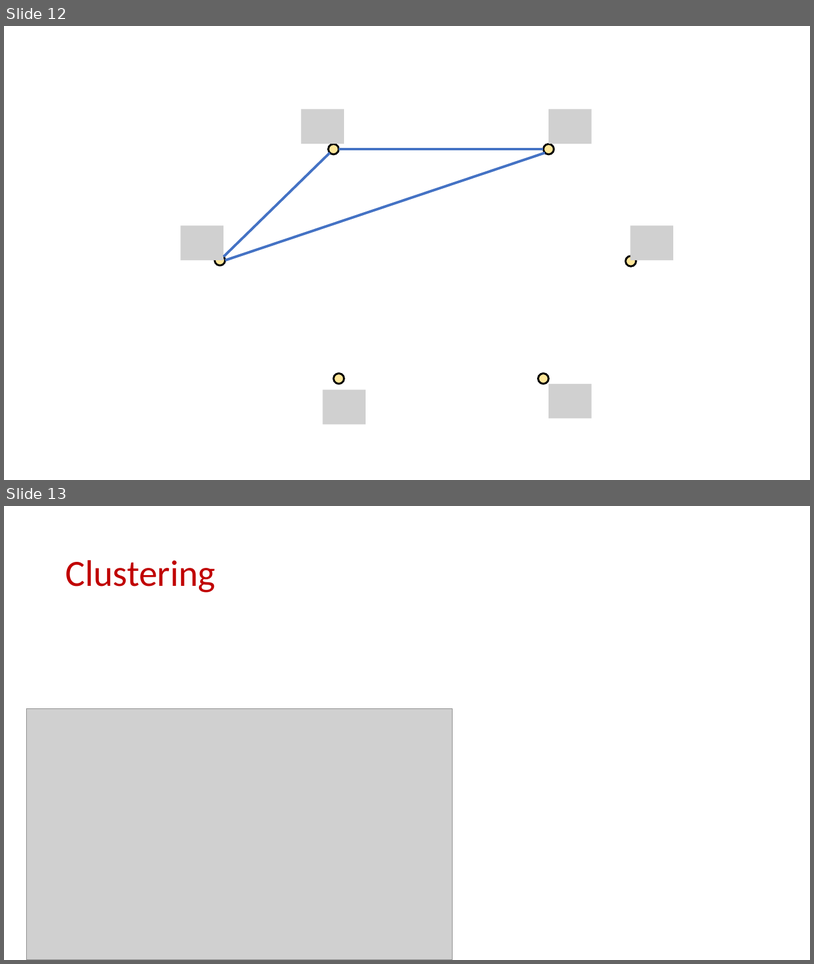
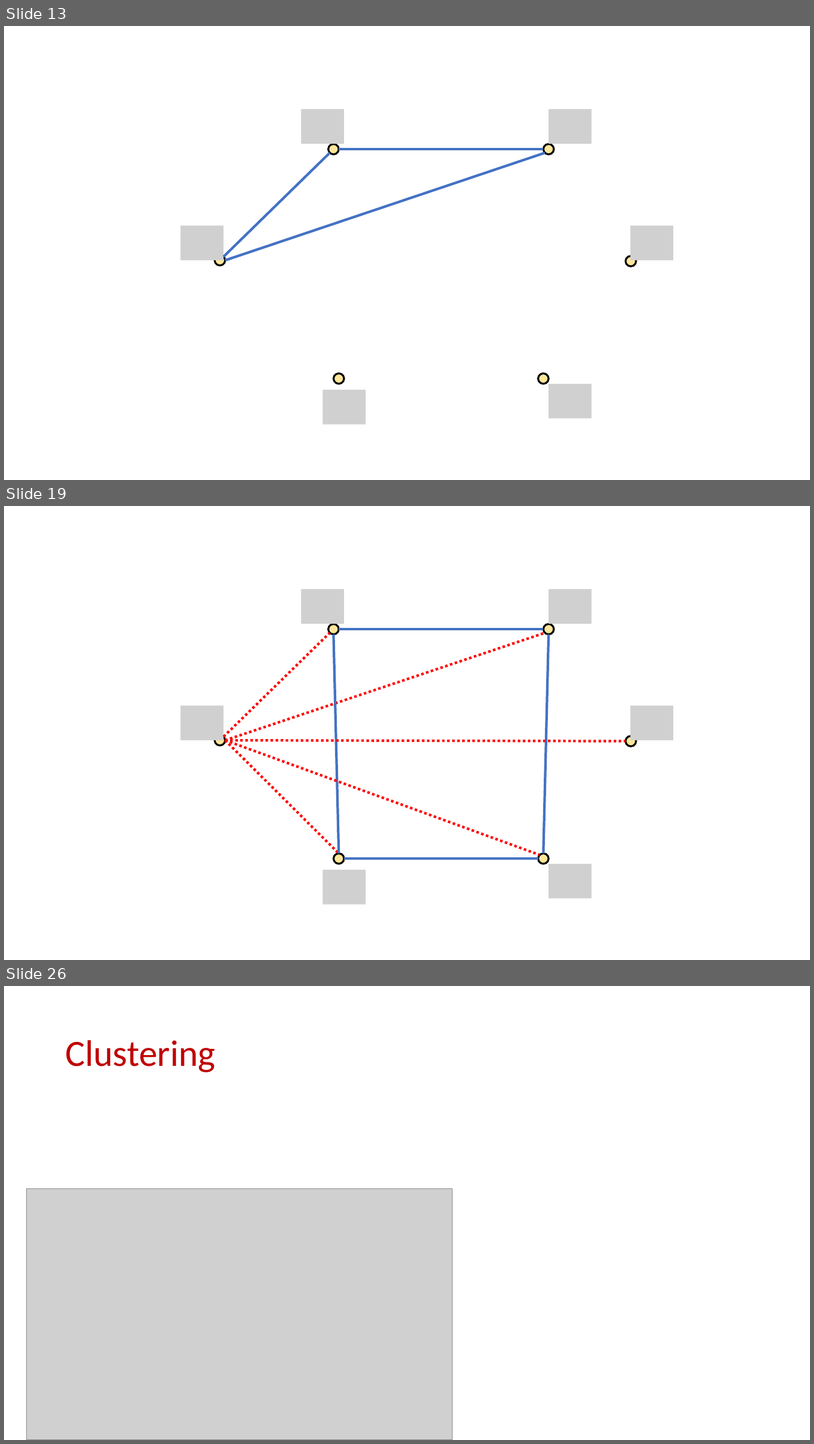
Before and after one commit to samsonzhou/samsonzhou.github.io, a slide deck: CSCE689-23/L21.pptx. Shown one above the other, each under a label of ours: slides 12 and 13 before the commit, slides 13, 19 and 26 after it; the slides between them are not shown. The pictures are 814x964 and 814x1444 pixels, drawn with LibreOffice and Linux fonts; fonts in the diff are those of the drawing; grey boxes stand for pictures. Boxes give left, top, right and bottom in pixels: in the first picture for what was removed or moved away, otherwise in the second. Text is boxed around its words. In the diff, an @@ line names an element or a change of style, - is before the commit and + after.

```diff
--- a/CSCE689-23/L21.pptx
+++ b/CSCE689-23/L21.pptx
@@ slide 19 added at (4,506,810,960), background #FFFFFF @@
@@ picture added at (302,589,345,624) @@
@@ picture added at (549,589,592,624) @@
@@ ellipse added at (328,624,339,634), fill #FFE699, outline #000000 2.25 pt @@
@@ line added from (339, 629) to (543, 629), #4472C4 3 pt @@
@@ ellipse added at (543,624,554,634), fill #FFE699, outline #000000 2.25 pt @@
@@ line added from (224, 736) to (330, 633), #FF0000 3 pt dashed @@
@@ line added from (225, 740) to (545, 633), #FF0000 3 pt dashed @@
@@ line added from (333, 634) to (339, 853), #4472C4 3 pt @@
@@ line added from (549, 634) to (543, 853), #4472C4 3 pt @@
@@ picture added at (180,706,224,740) @@
@@ picture added at (631,706,674,740) @@
@@ ellipse added at (215,735,225,745), fill #FFE699, outline #000000 2.25 pt @@
@@ ellipse added at (626,736,636,746), fill #FFE699, outline #000000 2.25 pt @@
@@ line added from (225, 740) to (339, 853), #FF0000 3 pt dashed @@
@@ line added from (225, 740) to (540, 855), #FF0000 3 pt dashed @@
@@ line added from (225, 740) to (626, 741), #FF0000 3 pt dashed @@
@@ ellipse added at (333,853,344,864), fill #FFE699, outline #000000 2.25 pt @@
@@ line added from (345, 858) to (539, 858), #4472C4 3 pt @@
@@ ellipse added at (539,853,549,864), fill #FFE699, outline #000000 2.25 pt @@
@@ picture added at (549,864,592,898) @@
@@ picture added at (323,870,366,904) @@
@@ what was slide 12 is now slide 13 @@
@@ what was slide 13 is now slide 26 @@
```
Also in this commit, not shown: 19 other slides added, 1 slide removed, 1 other file.
